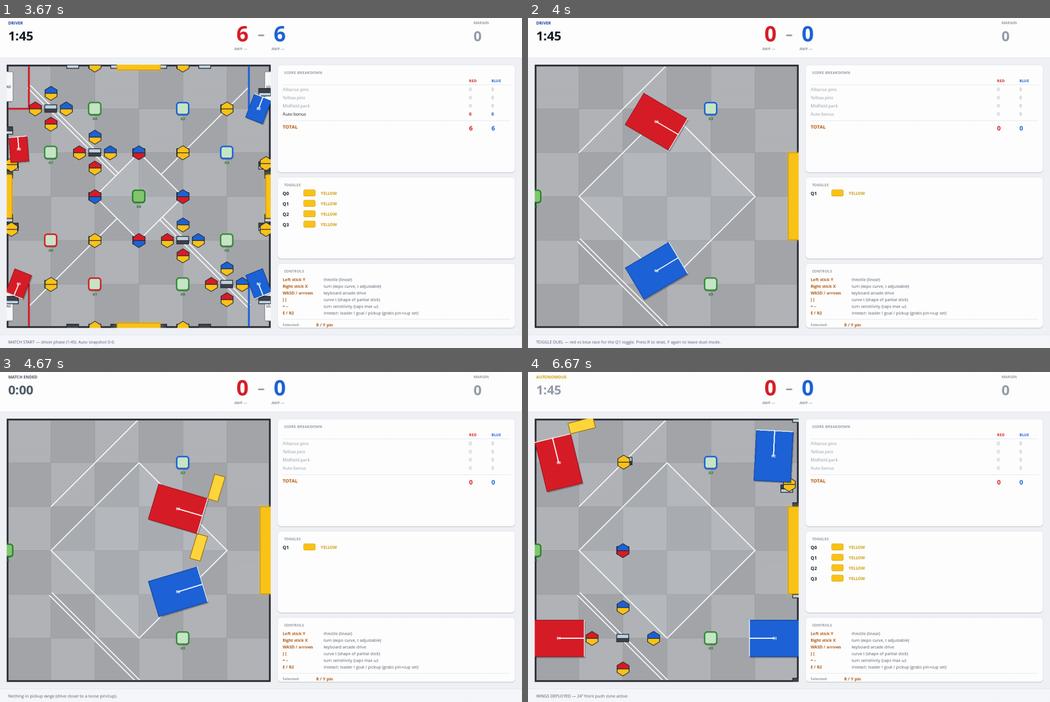
Above: before the commit, frames 1-4 (two rows, left to right).
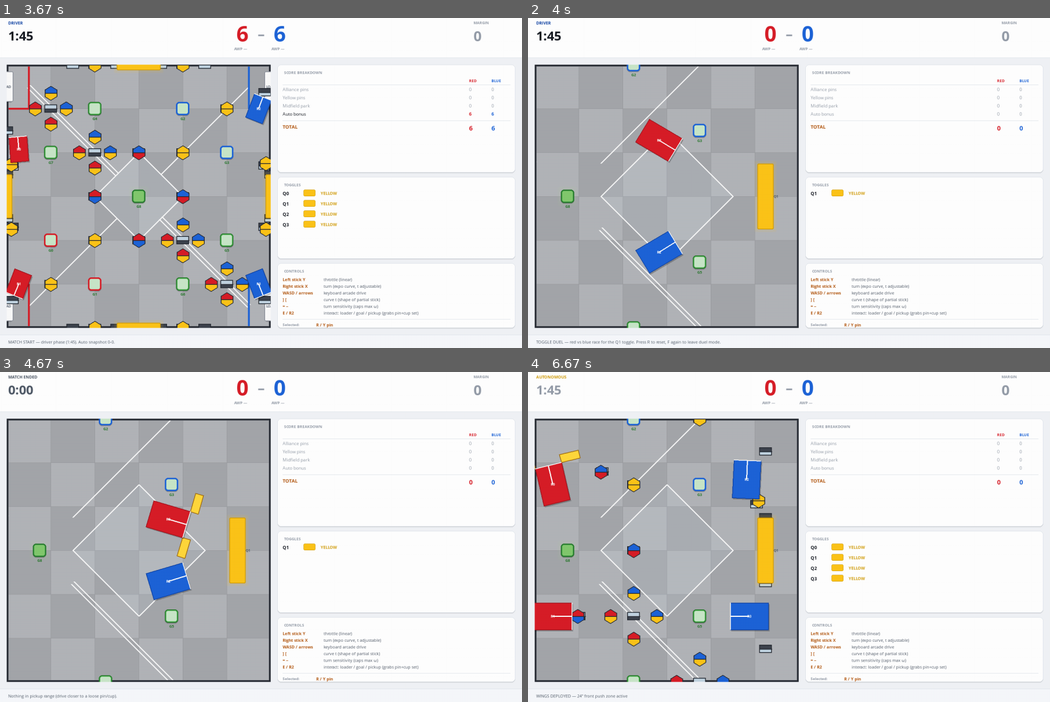
Above: after the commit, the same moments.

Repository: Joboyoyo/vex-override-sim
Game: pygame game, started from render/pygame_view.py
Same seed, same stepped clock (60 frames per second), same inputs: the game is played once before the commit and once after it.
Inputs (mouse positions are in pixels of both pictures, inside the frame that each line leads up to):
- Up to frame 1 (3.67 s): tap D at 0.33 s; click (52, 232) at 0.72 s; hold Right 1-1.47 s; tap Space at 1.07, 1.37, 1.57, 2.9, 3.2 s; hold Up 1.5-1.8 s; tap E at 1.83, 2.17 s; right-click (99, 258) at 2.55 s; hold Right 2.83-3.3 s; tap W at 3.33 s
- Up to frame 2 (4 s): tap F at 3.67 s
- Up to frame 3 (4.67 s): tap X at 4 s; tap Space at 4.4 s; tap E at 4.48 s
- Up to frame 4 (6.67 s): tap Space at 4.7, 5.3, 5.6, 6.4 s; tap X at 5.38, 6.48 s; click (893, 507) at 5.72 s; click (590, 461) at 6.05 s

Frame 1 is identical in both runs. In frame 2, 5.2% of the frame differs, in the area x 1-52%, y 14-95%; in frame 3, 5.4%; in frame 4, 11%.

Commit message:
Fix corner pile-ups: bigger duel viewport + reverse-first escalation
User reported NN bot getting jammed against the viewport clamp in the
top-right corner — both robots pile up against the y-clamp boundary
and can't separate because the resolve pushes them apart along the
clamp axis, which the clamp then undoes.

Two fixes:
 - Expand duel viewport from x[0,6] y[-3,3] (square 6x6) to
   x[-1,7] y[-4,4] (square 8x8). Effective clamp is now -3.45 ≤ y ≤
   3.45, giving robots 6.9 ft of vertical room to separate instead
   of the 4.9 ft they had before. Less likely to pile up at all.
 - Reorder NN bot's unstuck escalation. Reverse-first since the most
   common stuck mode is 'pushed against a wall/clamp' which reverse
   actually solves. The heuristic-toward-toggle came first before but
   often just kept the bot spinning if it was wall-pinned. New order:
     1st stuck → straight reverse
     2nd stuck → reverse with a turn (diagonal escape)
     3rd stuck → drive toward toggle (heuristic)
     4th+     → random
   Also dropped the trigger threshold from 1.0s to 0.6s.

Co-Authored-By: Claude Opus 4.7 (1M context) <noreply@anthropic.com>

Diff:
--- a/ai/nn_bot.py
+++ b/ai/nn_bot.py
@@ -116,14 +116,20 @@
         if self._unstuck_dt > 0.0:
             self._unstuck_dt -= dt
             action = self._unstuck_action
-        elif self._stuck_dt > 1.0:
+        elif self._stuck_dt > 0.6:
+            # Escalating recovery — reverse FIRST since corner pile-ups are
+            # the most common stuck mode and reversing is what escapes them.
             self._consecutive_stuck += 1
             if self._consecutive_stuck == 1:
+                action = 2                  # straight reverse
+                tag = "reverse-out"
+            elif self._consecutive_stuck == 2:
+                # Mix: reverse with a turn (escapes diagonals)
+                action = self._rng.choice([7, 8])
+                tag = "reverse-arc"
+            elif self._consecutive_stuck == 3:
                 action = self._heuristic_action_toward_toggle()
                 tag = "heuristic→toggle"
-            elif self._consecutive_stuck == 2:
-                action = 2          # straight reverse
-                tag = "reverse-out"
             else:
                 action = self._rng.randint(1, len(DISCRETE_ACTIONS) - 1)
                 tag = "random"
--- a/render/pygame_view.py
+++ b/render/pygame_view.py
@@ -303,9 +303,11 @@
                   phase=Phase.DRIVER)
 
 
-# Viewport for the toggle-duel zoom (Q1 area: x ∈ [0, 6], y ∈ [-3, 3]).
-# Must be square so the field renders without stretch.
-DUEL_VIEWPORT = (0.0, 6.0, -3.0, 3.0)
+# Viewport for the toggle-duel zoom. Showing the FULL right half of the
+# field (x ∈ [-1, 7] effectively clamped at field edges, y ∈ [-4, 4]) so
+# the bots have enough vertical room to separate during pushing matches
+# instead of pile-up jamming against a tight clamp boundary. Square.
+DUEL_VIEWPORT = (-1.0, 7.0, -4.0, 4.0)
 
 
 # -- App ----------------------------------------------------------------------
